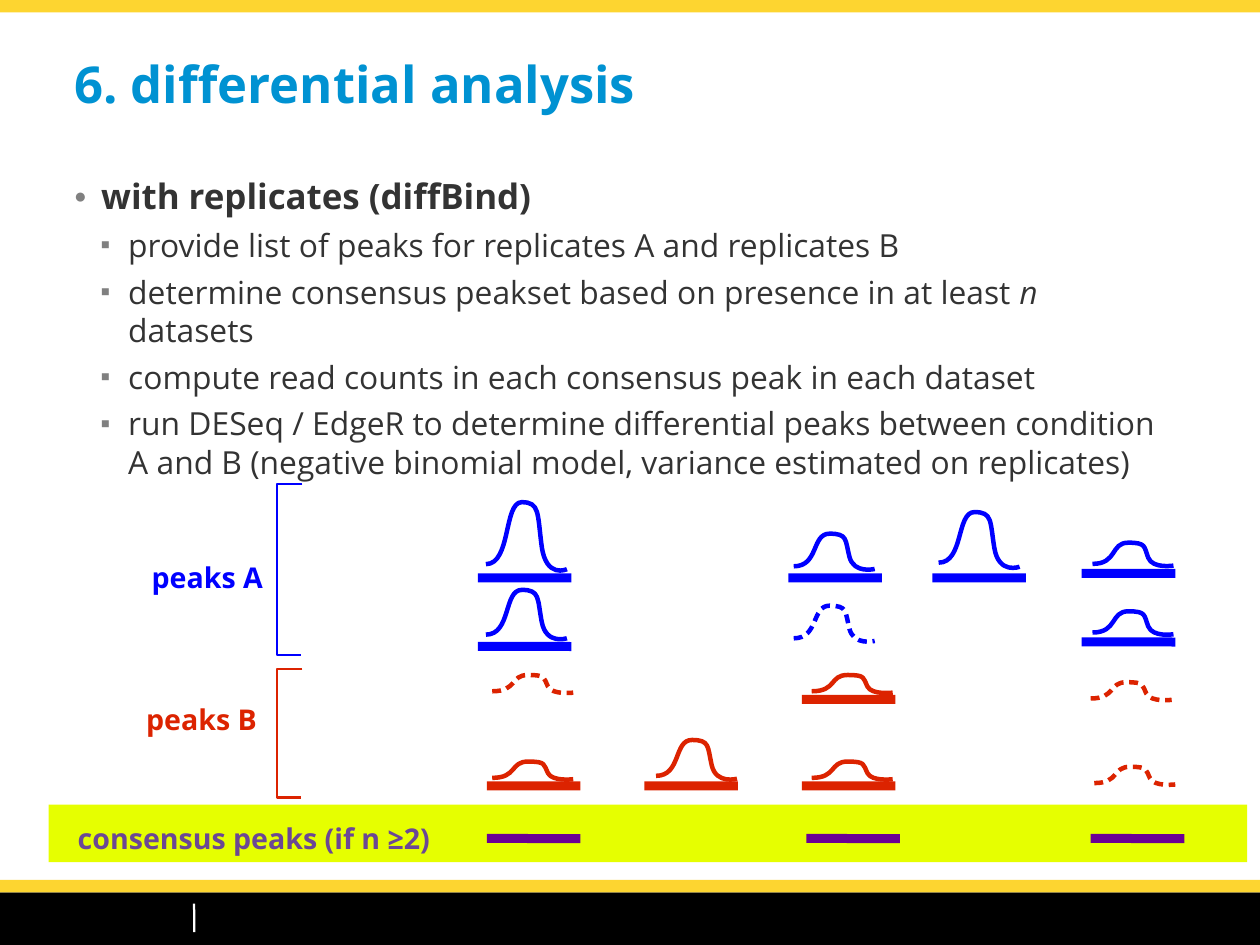
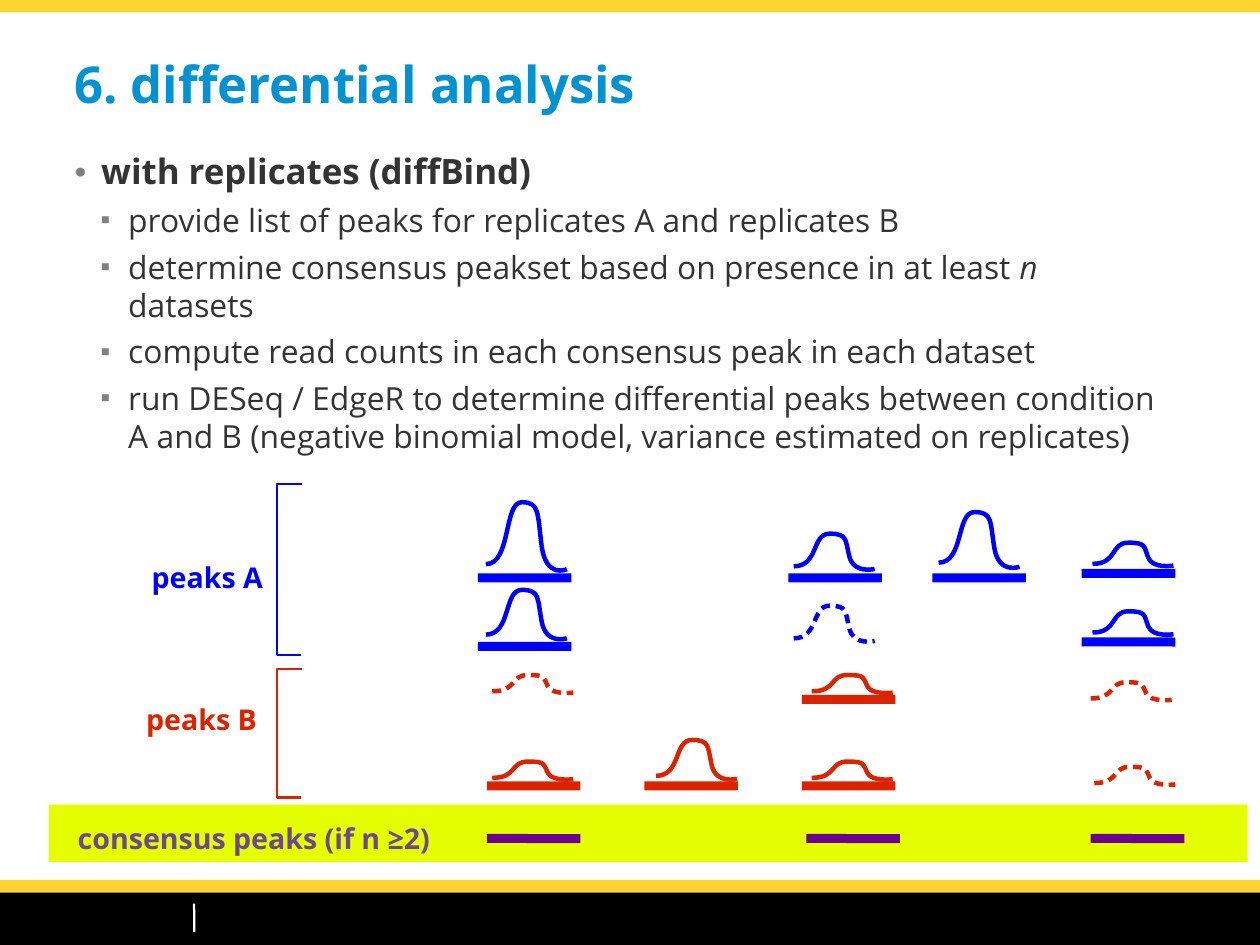
Before and after one commit to dputhier/EBA_2015_ChIP-Seq, a slide deck: slide 41 of slides/chipseq_CarlHerrmann_Roscoff2015.odp (slide 40 before the commit). Drawn at 1260x945 pixels with LibreOffice and Linux fonts; fonts in the diff are those of the drawing; background and template pictures are left out. Boxes give left, top, right and bottom in pixels: in the first picture for what was removed or moved away, otherwise in the second. Text is boxed around its words. In the diff, an @@ line names an element or a change of style, - is before the commit and + after.

```diff
--- a/slides/chipseq_CarlHerrmann_Roscoff2015.odp
+++ b/slides/chipseq_CarlHerrmann_Roscoff2015.odp
@@ text "with replicates (diffBind)": place and size @@
-text "with replicates (diffBind)" at (101,182,1154,482)
+text "with replicates (diffBind)" at (101,157,1154,456)
```
Also in this commit, not shown: 6 other slides changed, 2 slides added, 1 other file.
